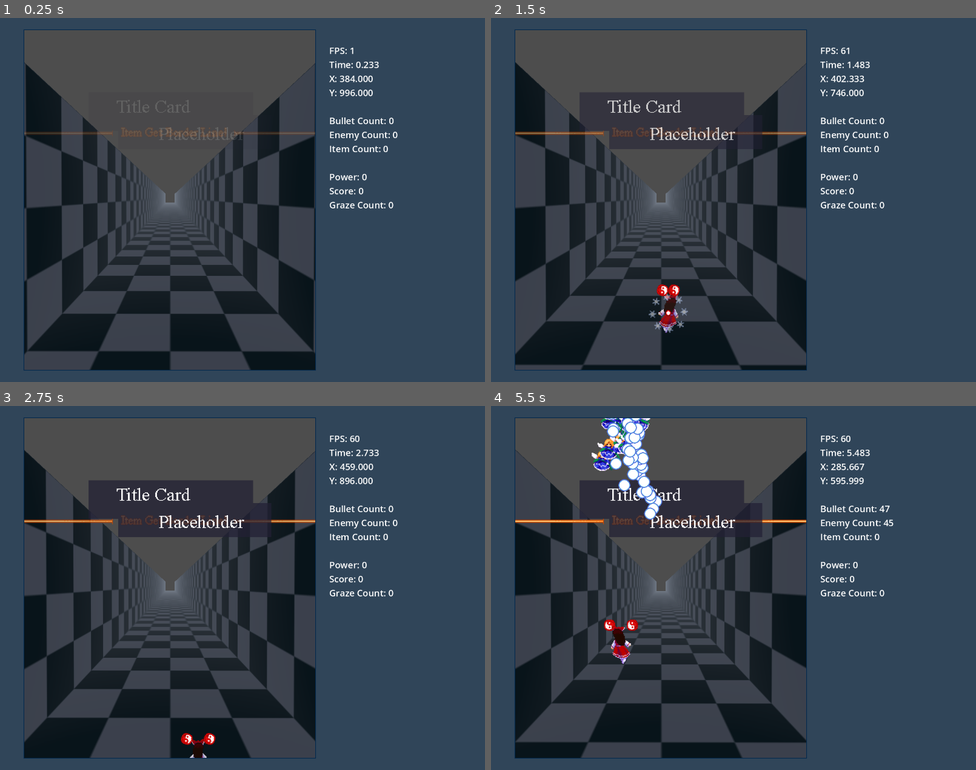
Above: before the commit, frames 1-4 (two rows, left to right).
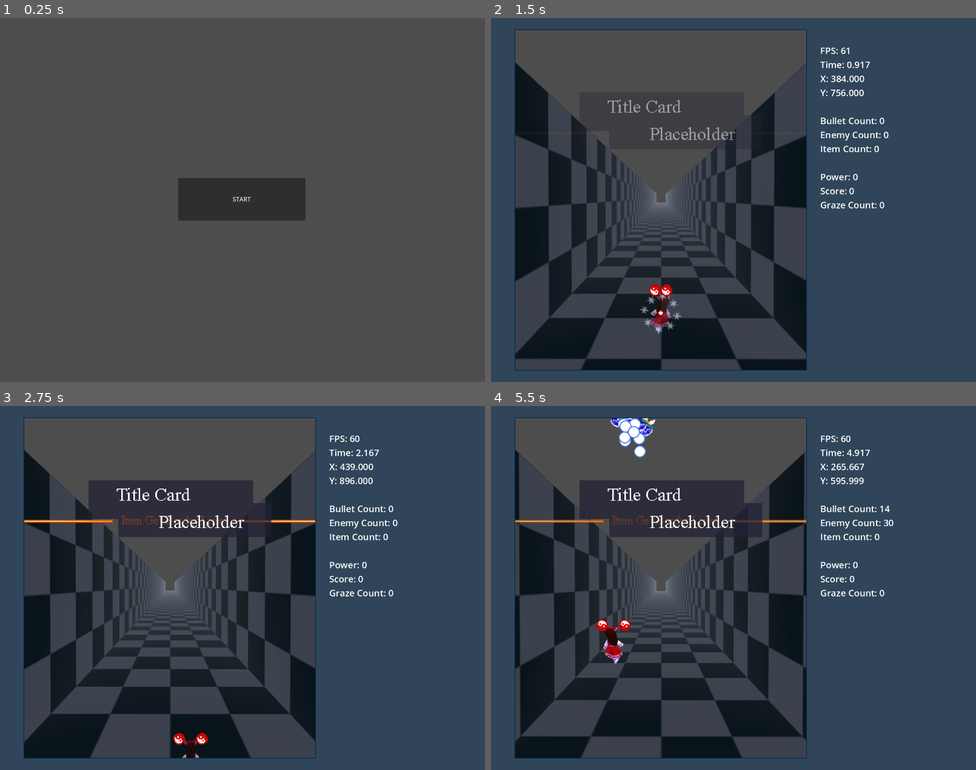
Above: after the commit, the same moments.

Repository: StahlReyn/th-bullet-test
Game: Godot game, scene res://scripts/menu/menu.tscn
Two runs of this game, one before a commit and one after it. Both use one fixed random seed, a clock stepped at 60 frames per second and the inputs below. Before the commit the project starts from res://gamestate/gamemain.tscn.
Inputs (mouse positions are in pixels of both pictures, inside the frame that each line leads up to):
- Up to frame 1 (0.25 s): no input
- Up to frame 2 (1.5 s): click (733, 200) at 0.5 s, where only the run after the commit has a clickable "START"; hold Right (move_right) from 1.28 s (still down); hold Shift (focus) from 1.28 s (still down)
- Up to frame 3 (2.75 s): release Right (move_right) at 2.03 s; release Shift (focus) at 2.03 s; hold Down (move_down) from 2.03 s (still down); tap Z (shoot) at 2.1 s
- Up to frame 4 (5.5 s): release Down (move_down) at 2.78 s; hold Right (move_right) 2.78-3.53 s; hold Shift (focus) 2.78-3.53 s; hold Up (move_up) 3.53-4.28 s; tap Z (shoot) at 3.6, 5.1 s; hold Shift (focus) 4.28-5.03 s; hold Left (move_left) from 4.28 s (still down)

The runs differ from the first frame. In frame 1, 65% of the frame differs, in the area x 0-100%, y 0-100%; in frame 2, 4.8%; in frame 3, 3.5%; in frame 4, 7.0%.

Commit message:
move file to script, menu scene switch, Scene Handler

Diff:
--- a/project.godot
+++ b/project.godot
@@ -11,14 +11,14 @@
 [application]
 
 config/name="th-bullet-test"
-run/main_scene="res://gamestate/gamemain.tscn"
+run/main_scene="res://scripts/menu/menu.tscn"
 config/features=PackedStringArray("4.3", "Forward Plus")
 config/icon="res://icon.svg"
 
 [autoload]
 
-Global="*res://scripts/global.gd"
 GameUtils="*res://scripts/game_utils.gd"
+SceneHandler="*res://scripts/scene_handler.gd"
 
 [display]
 
--- a/gamestate/hud/gamehud.tscn
+++ b/scripts/gamestate/gamehud.tscn
@@ -1,8 +1,8 @@
 [gd_scene load_steps=5 format=3 uid="uid://chg817g0wf0ij"]
 
-[ext_resource type="Script" path="res://gamestate/hud/gamehud.gd" id="1_ovxsb"]
+[ext_resource type="Script" path="res://scripts/gamestate/gamehud.gd" id="1_ovxsb"]
 [ext_resource type="Texture2D" uid="uid://c7cx5yj4h5drb" path="res://assets/img/system/hud-test.png" id="1_tnihf"]
-[ext_resource type="Script" path="res://gamestate/hud/debug-label.gd" id="2_hgmoc"]
+[ext_resource type="Script" path="res://scripts/gamestate/debug-label.gd" id="2_hgmoc"]
 
 [sub_resource type="LabelSettings" id="LabelSettings_k5vxq"]
 font_size = 24
--- a/gamestate/gamemain.tscn
+++ b/scripts/gamestate/gamemain.tscn
@@ -1,8 +1,8 @@
 [gd_scene load_steps=5 format=3 uid="uid://b7v7flp6p65gf"]
 
-[ext_resource type="PackedScene" uid="uid://chg817g0wf0ij" path="res://gamestate/hud/gamehud.tscn" id="1_585am"]
-[ext_resource type="Script" path="res://gamestate/gamemain.gd" id="1_jvava"]
-[ext_resource type="PackedScene" uid="uid://btg4d8khha007" path="res://gamestate/gameview.tscn" id="2_frqqi"]
+[ext_resource type="PackedScene" uid="uid://chg817g0wf0ij" path="res://scripts/gamestate/gamehud.tscn" id="1_585am"]
+[ext_resource type="Script" path="res://scripts/gamestate/gamemain.gd" id="1_jvava"]
+[ext_resource type="PackedScene" uid="uid://btg4d8khha007" path="res://scripts/gamestate/gameview.tscn" id="2_frqqi"]
 [ext_resource type="PackedScene" uid="uid://djh1d5tgxtxjj" path="res://scripts/background/background-test.tscn" id="4_4i7d7"]
 
 [node name="Gamemain" type="Node2D"]
--- a/gamestate/gameview.tscn
+++ b/scripts/gamestate/gameview.tscn
@@ -1,6 +1,6 @@
 [gd_scene load_steps=11 format=3 uid="uid://btg4d8khha007"]
 
-[ext_resource type="Script" path="res://gamestate/hud/gameview.gd" id="1_dyv06"]
+[ext_resource type="Script" path="res://scripts/gamestate/gameview.gd" id="1_dyv06"]
 [ext_resource type="PackedScene" uid="uid://dopo8g5mkyblm" path="res://data/character/player.tscn" id="1_u7skv"]
 [ext_resource type="Script" path="res://data/stages/stage_test.gd" id="2_x6fis"]
 [ext_resource type="Script" path="res://scripts/containers/image_container.gd" id="3_r12md"]
@@ -9,7 +9,7 @@
 [ext_resource type="Script" path="res://scripts/containers/item_container.gd" id="6_0wgp6"]
 [ext_resource type="Script" path="res://scripts/stage/stage_handler.gd" id="8_e6ddu"]
 [ext_resource type="Texture2D" uid="uid://cb0p73frtui6m" path="res://assets/img/system/item_get_line.png" id="9_gyqvd"]
-[ext_resource type="Script" path="res://gamestate/area_collection.gd" id="10_w4su3"]
+[ext_resource type="Script" path="res://scripts/gamestate/area_collection.gd" id="10_w4su3"]
 
 [node name="Gameview" type="Node2D" groups=["game_view"]]
 script = ExtResource("1_dyv06")
--- /dev/null
+++ b/scripts/menu/menu.gd
@@ -0,0 +1,16 @@
+class_name Menu
+extends Node2D
+
+
+# Called when the node enters the scene tree for the first time.
+func _ready() -> void:
+	pass # Replace with function body.
+
+
+# Called every frame. 'delta' is the elapsed time since the previous frame.
+func _process(delta: float) -> void:
+	pass
+
+
+func _on_button_pressed() -> void:
+	SceneHandler.goto_scene(SceneHandler.scene_game)
--- /dev/null
+++ b/scripts/menu/menu.tscn
@@ -0,0 +1,15 @@
+[gd_scene load_steps=2 format=3 uid="uid://mk4snd1s7lkh"]
+
+[ext_resource type="Script" path="res://scripts/menu/menu.gd" id="1_4fphm"]
+
+[node name="Menu" type="Node2D"]
+script = ExtResource("1_4fphm")
+
+[node name="Button" type="Button" parent="."]
+offset_left = 470.0
+offset_top = 422.0
+offset_right = 806.0
+offset_bottom = 534.0
+text = "START"
+
+[connection signal="pressed" from="Button" to="." method="_on_button_pressed"]
--- a/scripts/global.gd
+++ b/scripts/scene_handler.gd
@@ -1,6 +1,8 @@
 extends Node
 
 var current_scene = null
+
+var scene_game = "res://scripts/gamestate/gamemain.tscn"
 
 func _ready():
 	var root = get_tree().root
Renamed: gamestate/area_collection.gd -> scripts/gamestate/area_collection.gd
Renamed: gamestate/hud/debug-label.gd -> scripts/gamestate/debug-label.gd
Renamed: gamestate/hud/gamehud.gd -> scripts/gamestate/gamehud.gd
Renamed: gamestate/gamemain.gd -> scripts/gamestate/gamemain.gd
Renamed: gamestate/hud/gameview.gd -> scripts/gamestate/gameview.gd
Not shown, removed: gamestate/hud/gam1F34.tmp
Not shown, removed: gamestate/hud/gam3608.tmp
Not shown, removed: gamestate/hud/gam4F75.tmp
